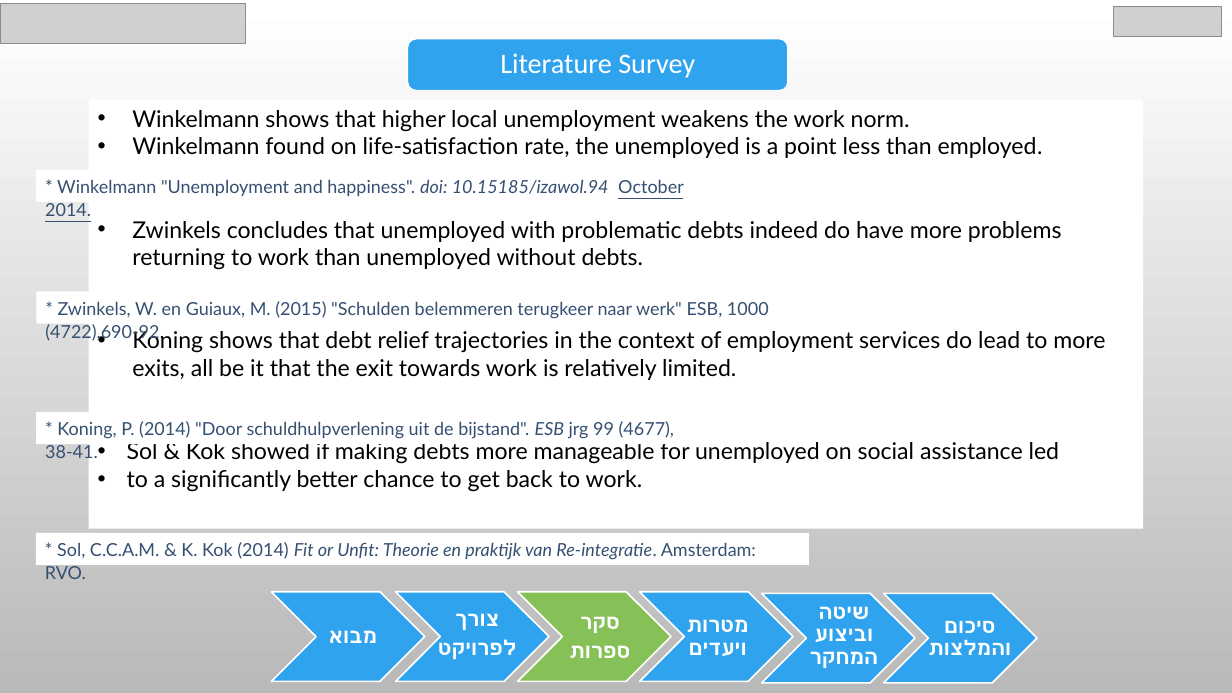
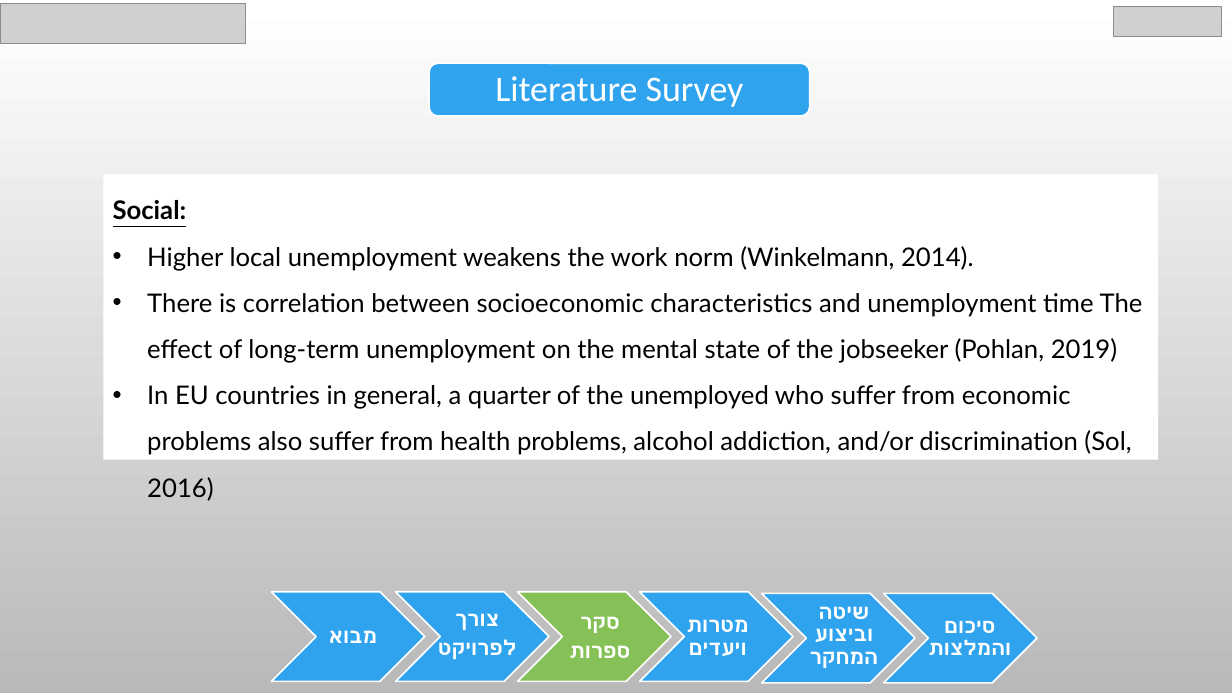
Before and after one commit to chen890/Final-Research-Project---IES, a slide deck: slide 8 of English Final Project.pptx (slide 7 before the commit). Drawn at 1232x693 pixels with LibreOffice and Linux fonts; fonts in the diff are those of the drawing; grey boxes stand for pictures; background and template pictures are left out. Boxes give left, top, right and bottom in pixels: in the first picture for what was removed or moved away, otherwise in the second. Text is boxed around its words. In the diff, an @@ line names an element or a change of style, - is before the commit and + after.

```diff
--- a/English Final Project.pptx
+++ b/English Final Project.pptx
@@ rounded rectangle: place and size @@
-rounded rectangle at [408, 39, 788, 91]
+rounded rectangle at [429, 63, 810, 116]
@@ text "Literature Survey": place and size @@
-text "Literature Survey" at [500, 53, 695, 78]
+text "Literature Survey" at [495, 76, 744, 107]
@@ text "Literature Survey" at [495, 76, 744, 107]: size 22 to 28 pt; more space between paragraphs @@
@@ text removed at [57, 179, 684, 196] @@
-* Winkelmann "Unemployment and happiness". doi: 10.15185/izawol.94 October 2014.
@@ rectangle "Social:": place and size @@
-rectangle "Social:" at [89, 100, 1143, 529]
+rectangle "Social:" at [104, 175, 1158, 460]
@@ text in rectangle at [113, 200, 1143, 455]: text changed; size 18 to 20 pt @@
-• Winkelmann shows that higher local unemployment weakens the work norm.
-• Winkelmann found on life-satisfaction rate, the unemployed is a point less than employed.
-• Zwinkels concludes that unemployed with problematic debts indeed do have more problems returning to work than unemployed without debts.
-• Koning shows that debt relief trajectories in the context of employment services do lead to more exits, all be it that the exit towards work is relatively limited.
-• Sol & Kok showed if making debts more manageable for unemployed on social assistance led
-• to a significantly better chance to get back to work.
+Social:
+• Higher local unemployment weakens the work norm (Winkelmann, 2014).
+• There is correlation between socioeconomic characteristics and unemployment time The effect of long-term unemployment on the mental state of the jobseeker (Pohlan, 2019)
+• In EU countries in general, a quarter of the unemployed who suffer from economic problems also suffer from health problems, alcohol addiction, and/or discrimination (Sol, 2016)
@@ text removed at [45, 301, 769, 343] @@
-* Zwinkels, W. en Guiaux, M. (2015) "Schulden belemmeren terugkeer naar werk" ESB, 1000 (4722),690-92.
@@ rectangle removed at [36, 412, 685, 445] @@
-* Koning, P. (2014) "Door schuldhulpverlening uit de bijstand". ESB jrg 99 (4677), 38-41.
@@ rectangle removed at [36, 533, 810, 566] @@
-* Sol, C.C.A.M. & K. Kok (2014) Fit or Unfit: Theorie en praktijk van Re-integratie. Amsterdam: RVO.
```
Also in this commit, not shown: 21 other slides changed, 2 slides added, 1 slide removed.
